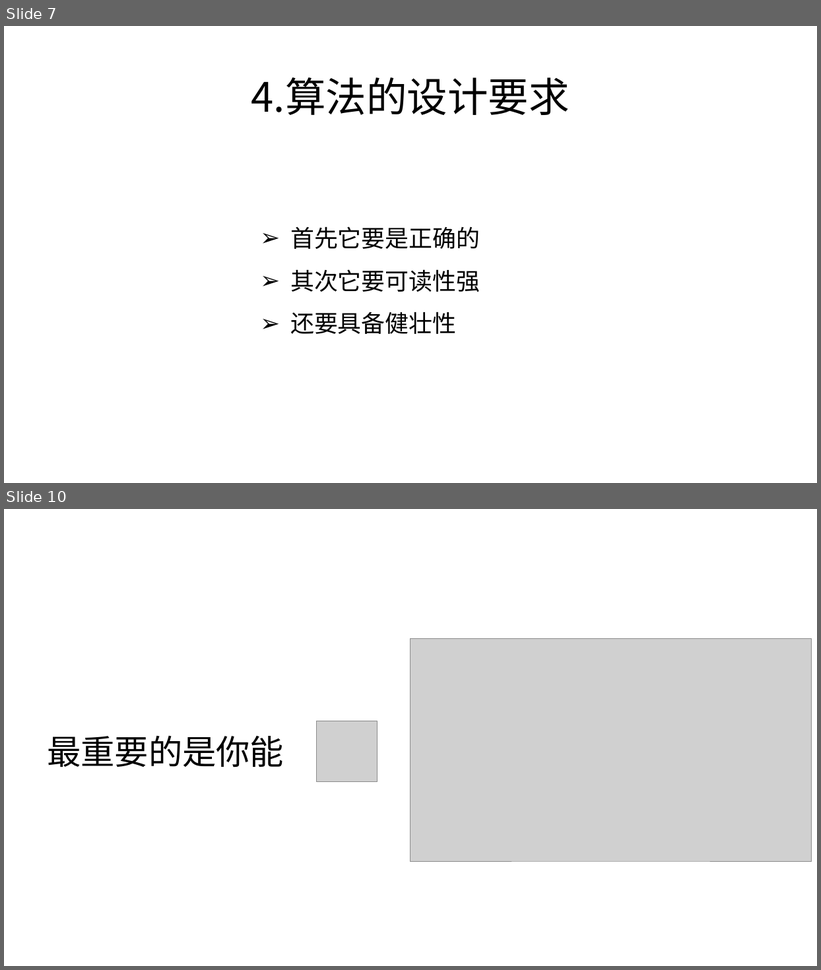
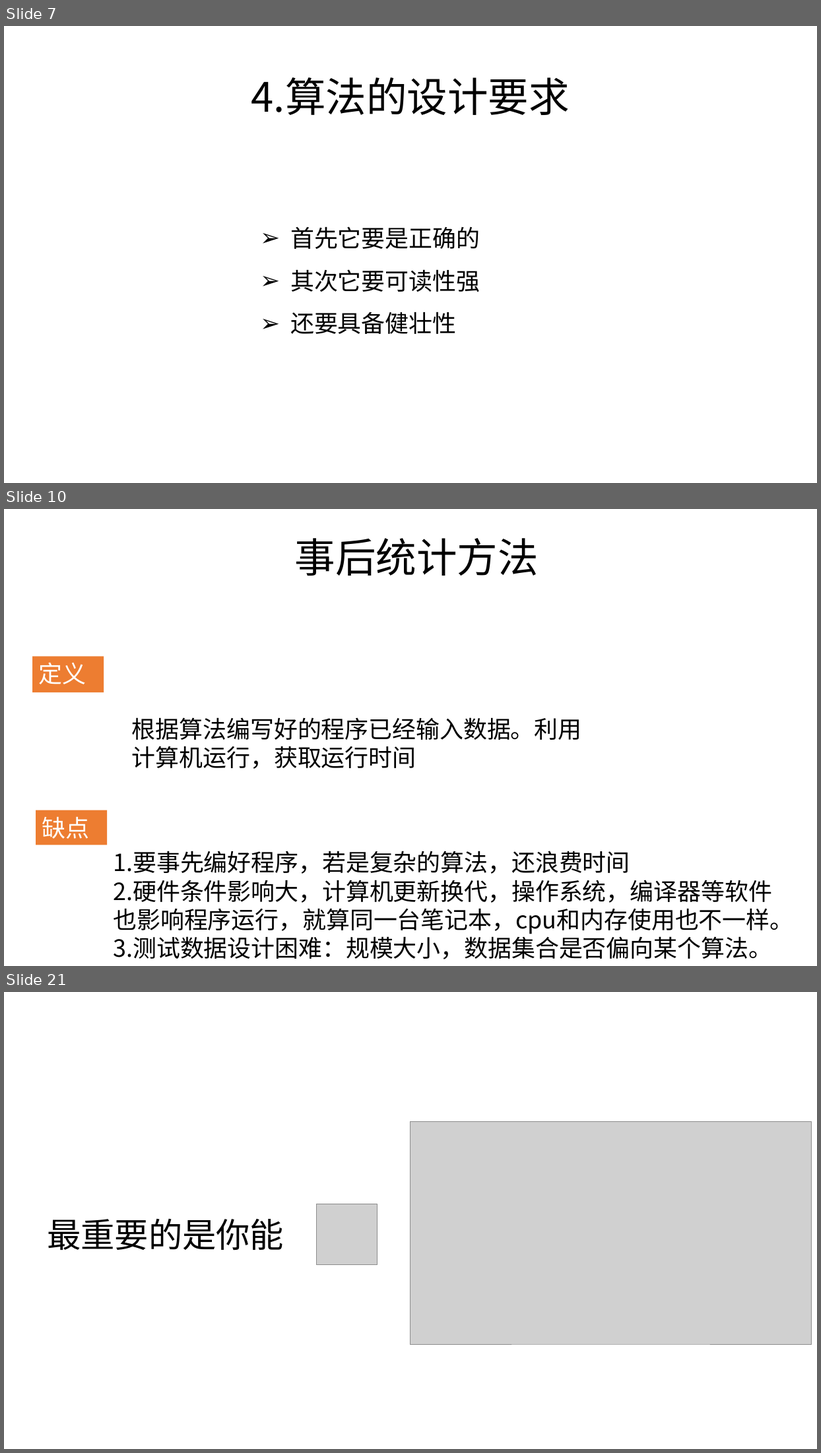
Before and after one commit to zjyesir/hmc_data_structure, a slide deck: 1.2算法.pptx. Shown one above the other, each under a label of ours: slides 7 and 10 before the commit, slides 7, 10 and 21 after it; the slides between them are not shown. The pictures are 821x970 and 821x1453 pixels, drawn with LibreOffice and Linux fonts; fonts in the diff are those of the drawing; grey boxes stand for pictures; background and template pictures are left out. Boxes give left, top, right and bottom in pixels: in the first picture for what was removed or moved away, otherwise in the second. Text is boxed around its words. In the diff, an @@ line names an element or a change of style, - is before the commit and + after.

```diff
--- a/1.2算法.pptx
+++ b/1.2算法.pptx
@@ slide 10 added at (4, 509, 817, 966), background picture (left out) @@
@@ text added at (294, 538, 539, 576), 48 pt, text #000000 @@
+事后统计方法
@@ rectangle added at (32, 657, 104, 692), fill #ED7D31, 28 pt, text #FFFFFF @@
+定义
@@ text added at (132, 718, 582, 769), 28 pt, text #000000 @@
+根据算法编写好的程序已经输入数据。利用计算机运行，获取运行时间
@@ rectangle added at (36, 811, 107, 845), fill #ED7D31, 28 pt, text #FFFFFF @@
+缺点
@@ text added at (113, 851, 793, 960), 28 pt, text #000000 @@
+1. 要事先编好程序，若是复杂的算法，还浪费时间
+2. 硬件条件影响大，计算机更新换代，操作系统，编译器等软件也影响程序运行，就算同一台笔记本，cpu和内存使用也不一样。
+3. 测试数据设计困难：规模大小，数据集合是否偏向某个算法。
@@ what was slide 10 is now slide 21 @@
```
Also in this commit, not shown: 1 slide changed, 11 other slides added, 1 slide removed.
